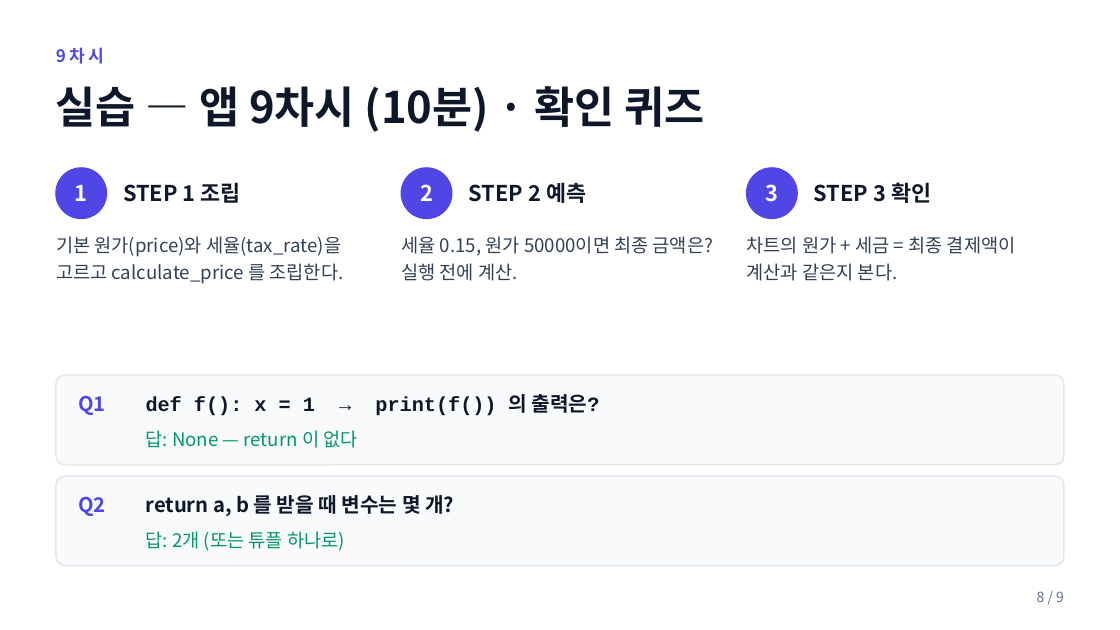
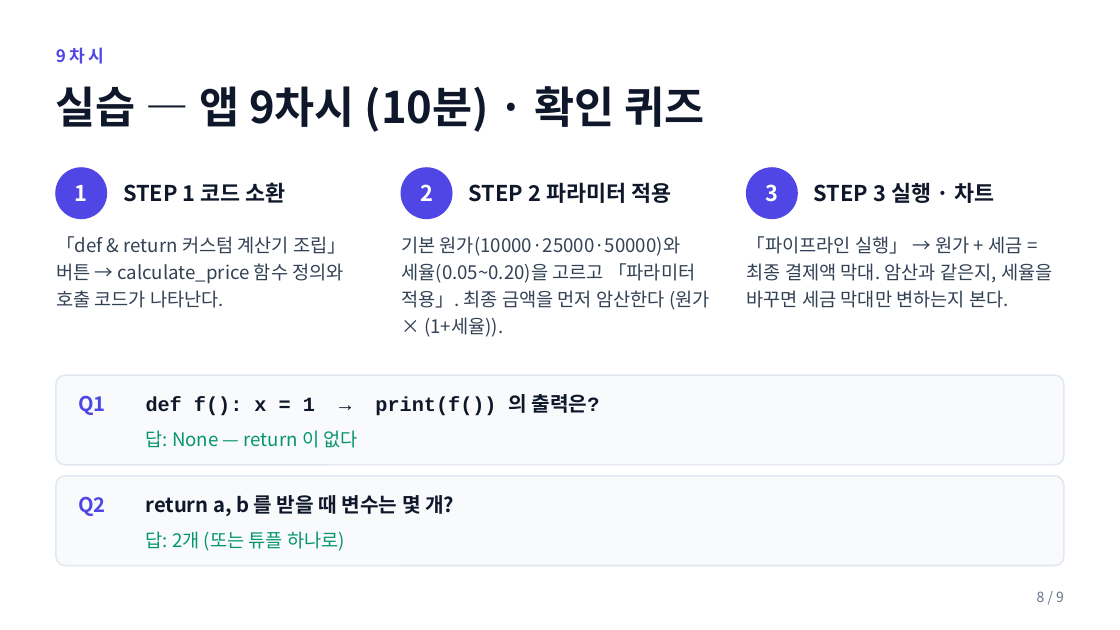
Before and after one commit to ChungChiweon/aice-quest, a slide deck: slide 8 of 강의자료/09차시_def_return.pptx. Drawn at 1120x630 pixels with LibreOffice and Linux fonts; fonts in the diff are those of the drawing. Boxes give left, top, right and bottom in pixels: in the first picture for what was removed or moved away, otherwise in the second. Text is boxed around its words. In the diff, an @@ line names an element or a change of style, - is before the commit and + after.

```diff
--- a/강의자료/09차시_def_return.pptx
+++ b/강의자료/09차시_def_return.pptx
@@ text at [123,182,286,203]: text changed @@
-STEP 1 조립
+STEP 1 코드 소환
@@ text at [469,182,671,203]: text changed @@
-STEP 2 예측
+STEP 2 파라미터 적용
@@ text at [814,182,994,203]: text changed @@
-STEP 3 확인
+STEP 3 실행 · 차트
@@ text at [56,236,346,308]: text changed @@
-기본 원가(price)와 세율(tax_rate)을 고르고 calculate_price 를 조립한다.
+「def & return 커스텀 계산기 조립」 버튼 → calculate_price 함수 정의와 호출 코드가 나타난다.
@@ text at [401,236,710,337]: text changed @@
-세율 0.15, 원가 50000이면 최종 금액은? 실행 전에 계산.
+기본 원가(10000·25000·50000)와 세율(0.05~0.20)을 고르고 「파라미터 적용」. 최종 금액을 먼저 암산한다 (원가 × (1+세율)).
@@ text at [747,236,1052,308]: text changed @@
-차트의 원가 + 세금 = 최종 결제액이 계산과 같은지 본다.
+「파이프라인 실행」 → 원가 + 세금 = 최종 결제액 막대. 암산과 같은지, 세율을 바꾸면 세금 막대만 변하는지 본다.
```
Also in this commit, not shown: 1 other slide changed, 4 other files.
